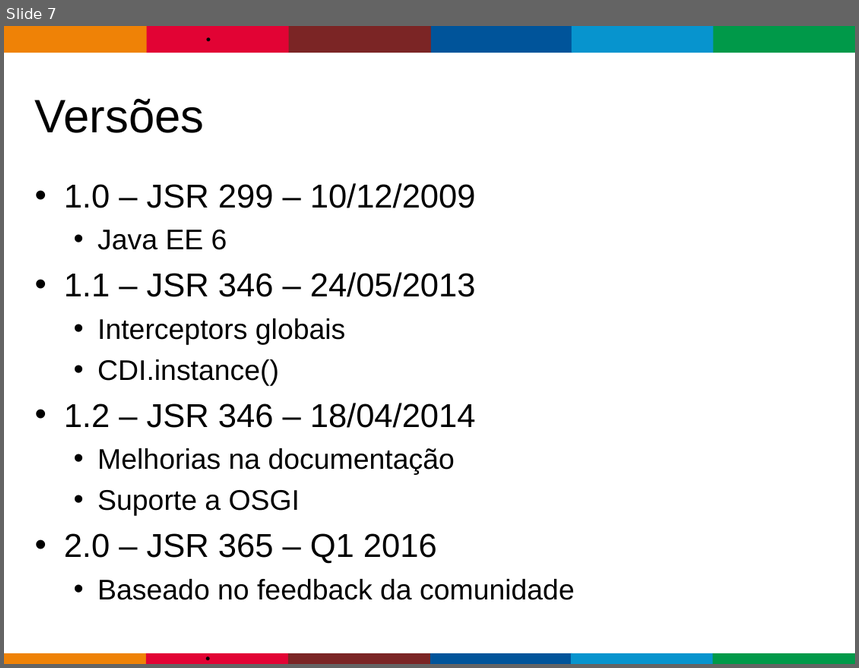
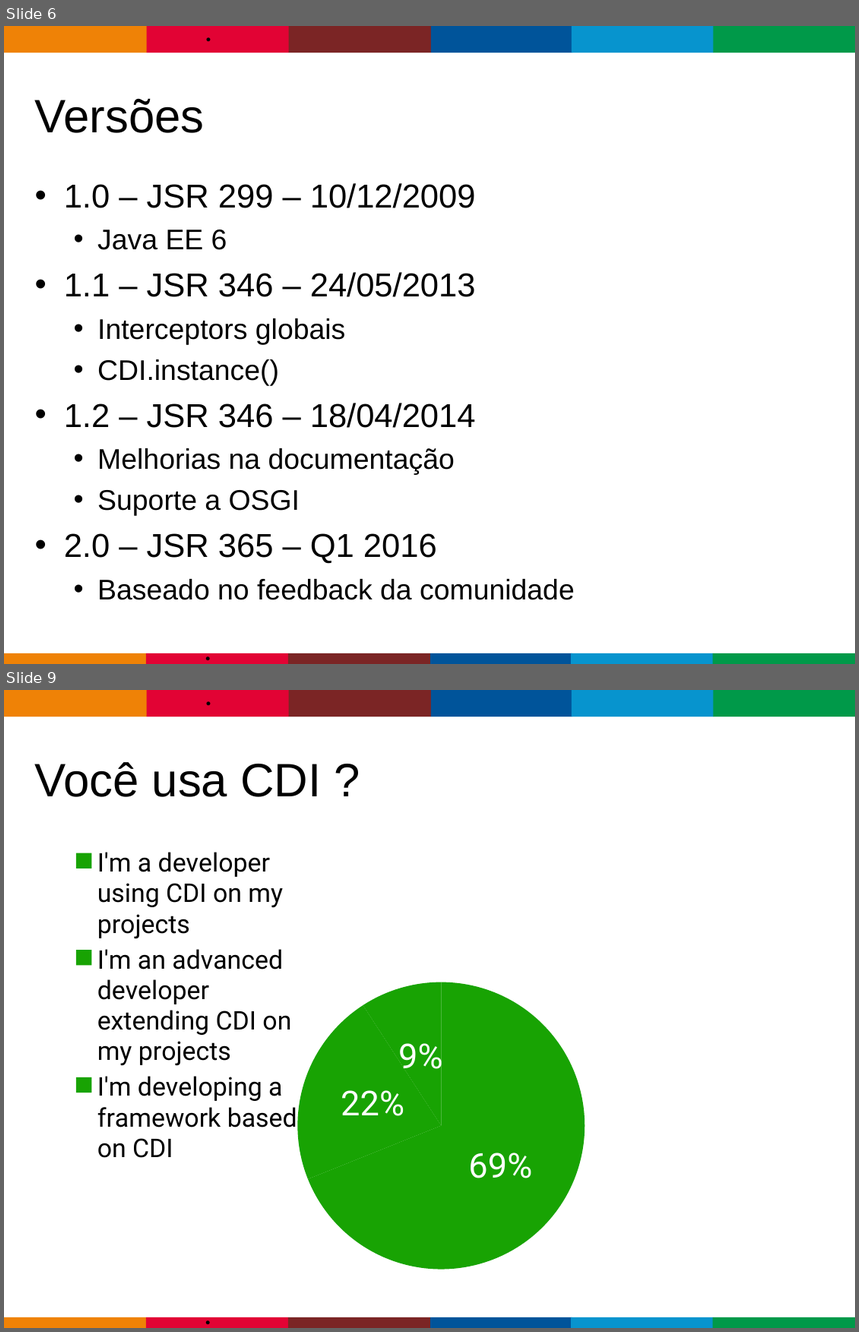
Before and after one commit to gastaldi/talks, a slide deck: CDI/TDC2015/TDC_2015-CDI-2.0.odp. Shown one above the other, each under a label of ours: slide 7 before the commit, slides 6 and 9 after it; the slides between them are not shown. The pictures are 859x668 and 859x1332 pixels, drawn with LibreOffice and Linux fonts; fonts in the diff are those of the drawing; background and template pictures are left out. Boxes give left, top, right and bottom in pixels: in the first picture for what was removed or moved away, otherwise in the second. Text is boxed around its words. In the diff, an @@ line names an element or a change of style, - is before the commit and + after.

```diff
--- a/CDI/TDC2015/TDC_2015-CDI-2.0.odp
+++ b/CDI/TDC2015/TDC_2015-CDI-2.0.odp
@@ slide 9 added at (4,690,855,1328), background #FFFFFF; not listed: 13 template elements that a slide beside it also shows @@
@@ title added at (35,762,321,797), 43.7 pt, text #000000 @@
+Você usa CDI ?
@@ pie chart added at (64,840,796,1289) @@
+categories: I'm a developer using CDI on my projects, I'm an advanced developer extending CDI on my projects, I'm developing a framework based on CDI
+Series 1: 69, 22, 9
+Series 2: 69, 22, 9
@@ what was slide 7 is now slide 6 @@
```
Also in this commit, not shown: 5 slides changed, 9 other slides added, 4 slides removed.
